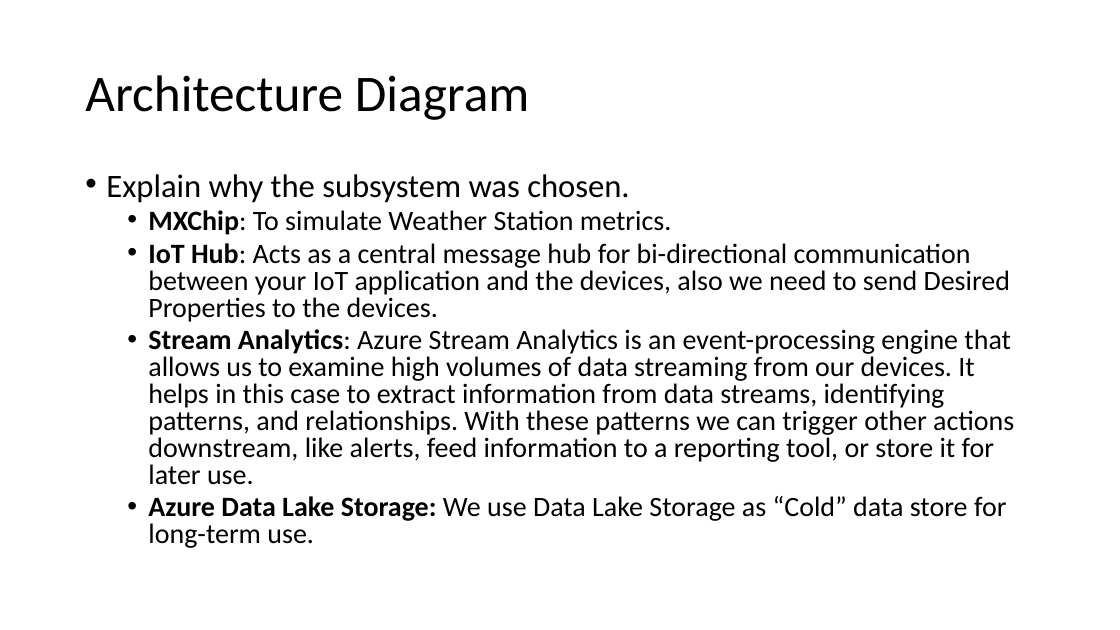
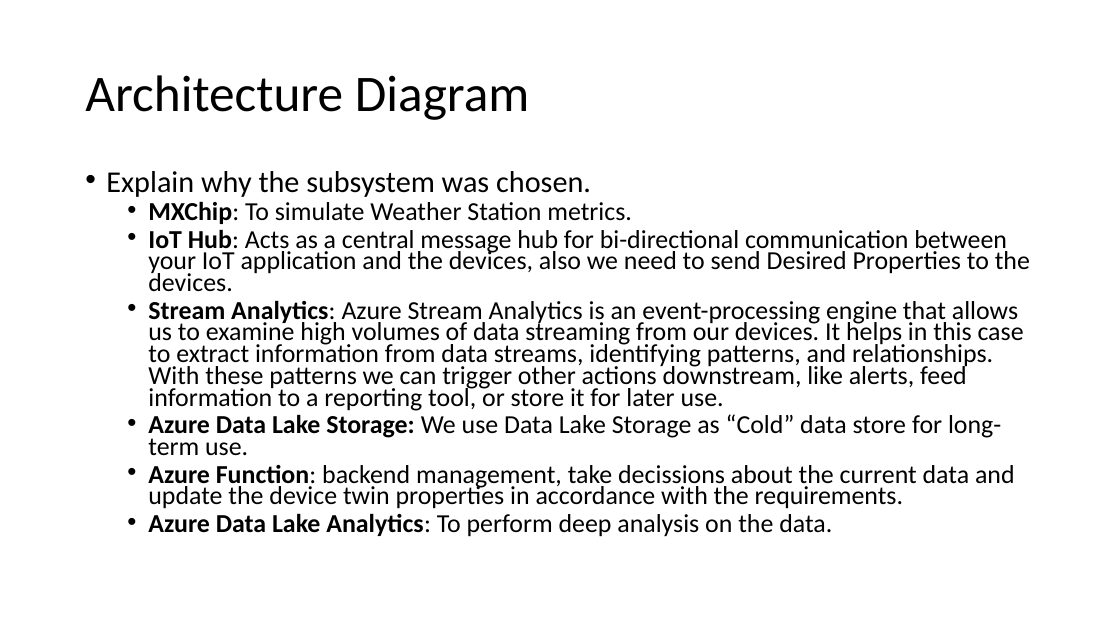
Before and after one commit to felixmondelo/IoTCapstone, a slide deck: slide 2 of Lab1/WeatherStationArchitecture-289C913D.pptx. Drawn at 1120x630 pixels with LibreOffice and Linux fonts; fonts in the diff are those of the drawing. Boxes give left, top, right and bottom in pixels: in the first picture for what was removed or moved away, otherwise in the second. Text is boxed around its words. In the diff, an @@ line names an element or a change of style, - is before the commit and + after.

```diff
--- a/Lab1/WeatherStationArchitecture-289C913D.pptx
+++ b/Lab1/WeatherStationArchitecture-289C913D.pptx
@@ text at (x1=106, y1=171, x2=1030, y2=456): size 28 to 25.9 pt in "Explain why the subsystem was chosen."; size 24 to 22.2 pt in "MXChip: To simulate Weather Station metrics.", "IoT Hub: Acts as a central message ...", "Stream Analytics: Azure Stream Analytics is an ...", "Azure Data Lake Storage: We use Data ..."; line spacing 0.8 to 0.7 @@
@@ text at (x1=148, y1=465, x2=1015, y2=537): paragraphs added @@
+  • Azure Function: backend management, take decissions about the current data and update the device twin properties in accordance with the requirements.
+  • Azure Data Lake Analytics: To perform deep analysis on the data.
```
Also in this commit, not shown: 1 other slide changed, 7 other files.
